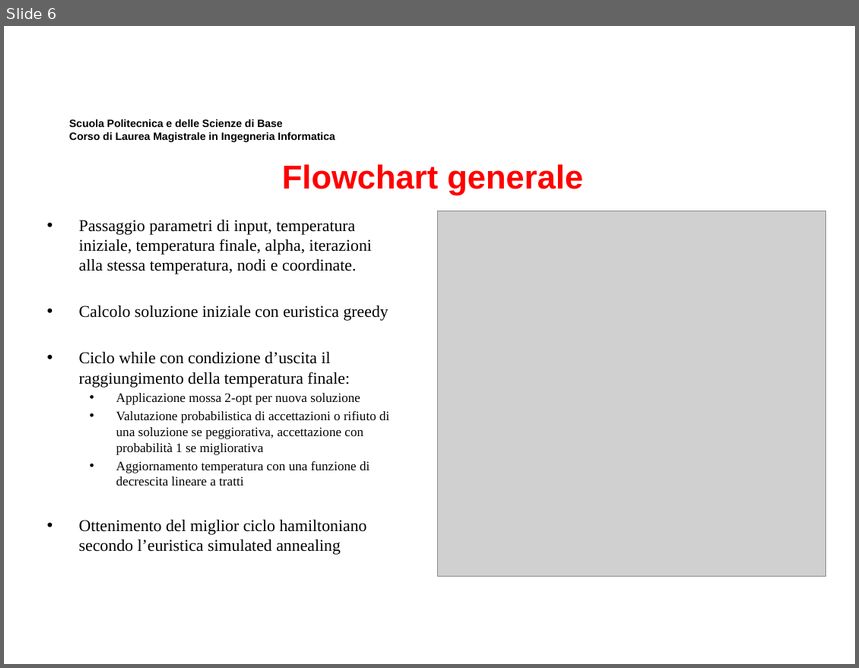
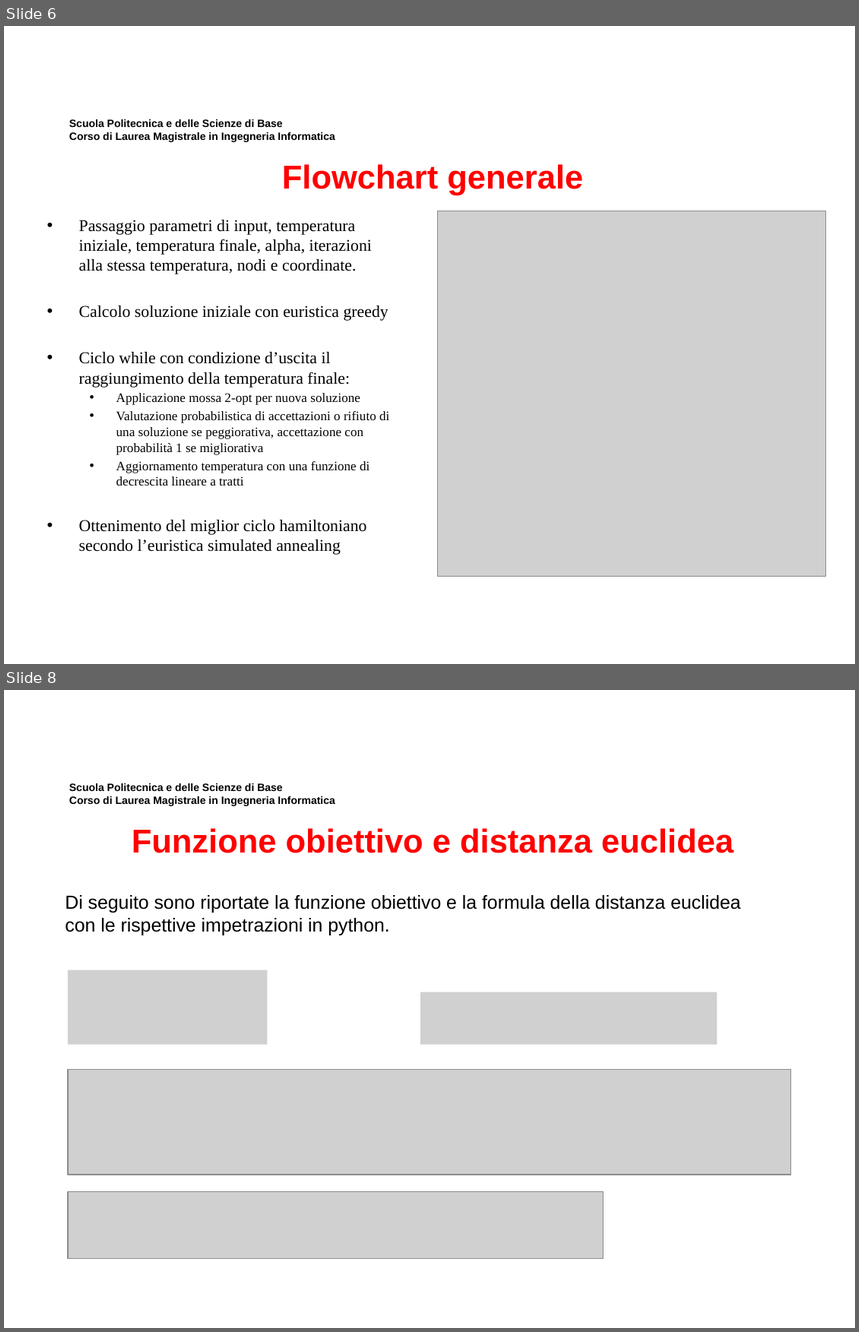
Before and after one commit to MicheleMaresca98/TSP-SimulatedAnnealing, a slide deck: Presentazione Elaborato Ricerca Operativa.pptx. Shown one above the other, each under a label of ours: slide 6 before the commit, slides 6 and 8 after it; the slides between them are not shown. The pictures are 859x668 and 859x1332 pixels, drawn with LibreOffice and Linux fonts; fonts in the diff are those of the drawing; grey boxes stand for pictures; background and template pictures are left out. Boxes give left, top, right and bottom in pixels: in the first picture for what was removed or moved away, otherwise in the second. Text is boxed around its words. In the diff, an @@ line names an element or a change of style, - is before the commit and + after.

```diff
--- a/Presentazione Elaborato Ricerca Operativa.pptx
+++ b/Presentazione Elaborato Ricerca Operativa.pptx
@@ slide 8 added at <box>4,690,855,1328</box>, background #FFFFFF; not listed: 1 template element that a slide beside it also shows @@
@@ text added at <box>132,828,734,853</box>, 28 pt, text #FF0000, bold @@
+Funzione obiettivo e distanza euclidea
@@ text added at <box>65,895,740,935</box>, 16 pt, text #000000 @@
+Di seguito sono riportate la funzione obiettivo e la formula della distanza euclidea con le rispettive impetrazioni in python.
@@ picture added at <box>68,970,267,1045</box> @@
@@ picture added at <box>420,992,718,1045</box> @@
@@ picture added at <box>68,1070,791,1175</box> @@
@@ picture added at <box>68,1192,603,1259</box> @@
```
Also in this commit, not shown: 15 other slides added, 21 slides removed, 9 other files.
